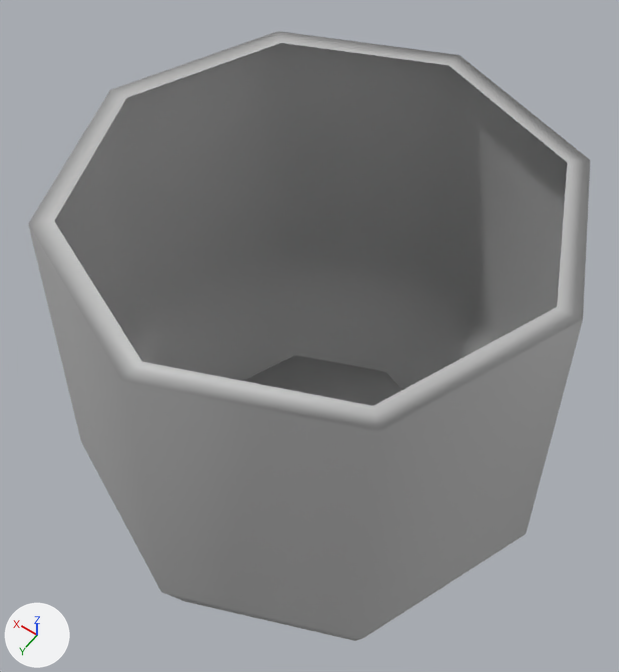
A saved change to the FBX model Assets/Models/Glass02.fbx.
Before and after are seen from a camera (50 mm lens) standing at (-0.000625, 0.000902, 0.002027) and looking at (0.000044, -0.000035, 0.000555). The axes (+X, +Y, +Z) are drawn at lower left. The lights are the same throughout. Where no turn or scale is listed for an object, it has been applied to the vertices.

Objects in the first picture: 'Glass02'.
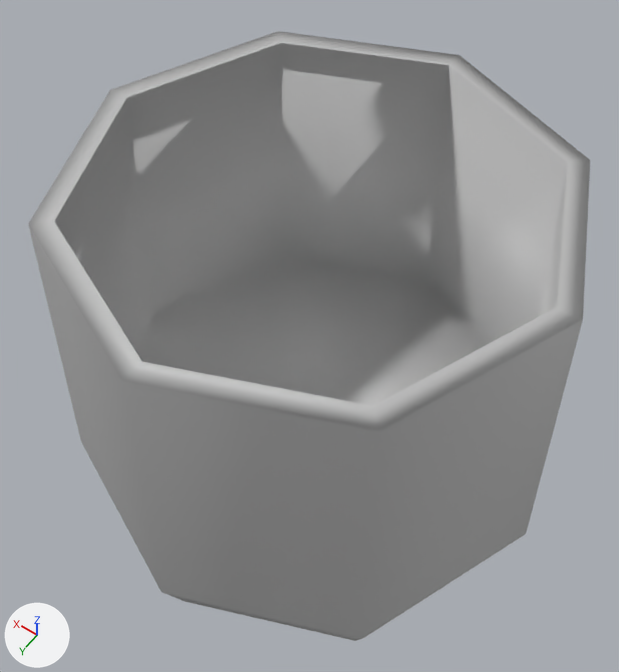
The newer file is also rescaled (x1.208) as a whole; pictures and numbers use the older file's frame.

Diff of the bpy script that builds the scene:
```diff
--- a/Assets/Models/Glass02.fbx.py
+++ b/Assets/Models/Glass02.fbx.py
@@ me_mesh @@
 me_mesh.from_pydata(...)  # 49 vertices, 48 faces; spans x -0.000539..0.000539, y -0.000539..0.000539, z 0.0..0.001025
 # used by ob_glass02; location = (0.0, 0.0, 0.0)
 # verts and faces of me_mesh; kept vertices keep their numbers, new ones are numbered from 49
 # before: 16 (0.000313, 0.000313, 0.001025) at pixel (54, 221), 17 (0.0, 0.000443, 0.001025) at pixel (142, 361), 18 (-0.000313, 0.000313, 0.001025) at pixel (373, 405), 19 (-0.000443, 0.0, 0.001025) at pixel (557, 306), 20 (-0.000313, -0.000313, 0.001025) at pixel (567, 162)
 # before: 21 (0.0, -0.000443, 0.001025) at pixel (448, 65), 22 (0.000313, -0.000313, 0.001025) at pixel (281, 42), 23 (0.000443, 0.0, 0.001025) at pixel (126, 97)
+# me_mesh part 1
+verts[49] = (0.0, 0.000501, 0.000351)
+verts[50] = (0.000355, 0.000355, 0.000351)
+verts[51] = (-0.000355, 0.000355, 0.000351)
+verts[52] = (-0.000501, 0.0, 0.000351)
+verts[53] = (-0.000355, -0.000355, 0.000351)
+verts[54] = (0.0, -0.000501, 0.000351)  # pixel (426, 277)
+verts[55] = (0.000355, -0.000355, 0.000351)  # pixel (284, 253)
+verts[56] = (0.000501, 0.0, 0.000351)  # pixel (154, 311)
+verts[57] = (0.0, 0.0, 0.000232)
+faces += [(16, 17, 49, 50), (17, 18, 51, 49), (18, 19, 52, 51), (19, 20, 53, 52), (20, 21, 54, 53), (21, 22, 55, 54)]
+faces += [(22, 23, 56, 55), (16, 50, 56, 23), (49, 57, 50), (49, 51, 57), (51, 52, 57), (52, 53, 57)]
+faces += [(53, 54, 57), (54, 55, 57), (55, 56, 57), (50, 57, 56)]
 me_mesh.materials.append(mat_lambert1)
```

Pixel boxes (x1, y1, x2, y2) of what changed, in the pictures (619 x 672 px):
part 1 of me_mesh, added
    after: (55, 43, 567, 406)
